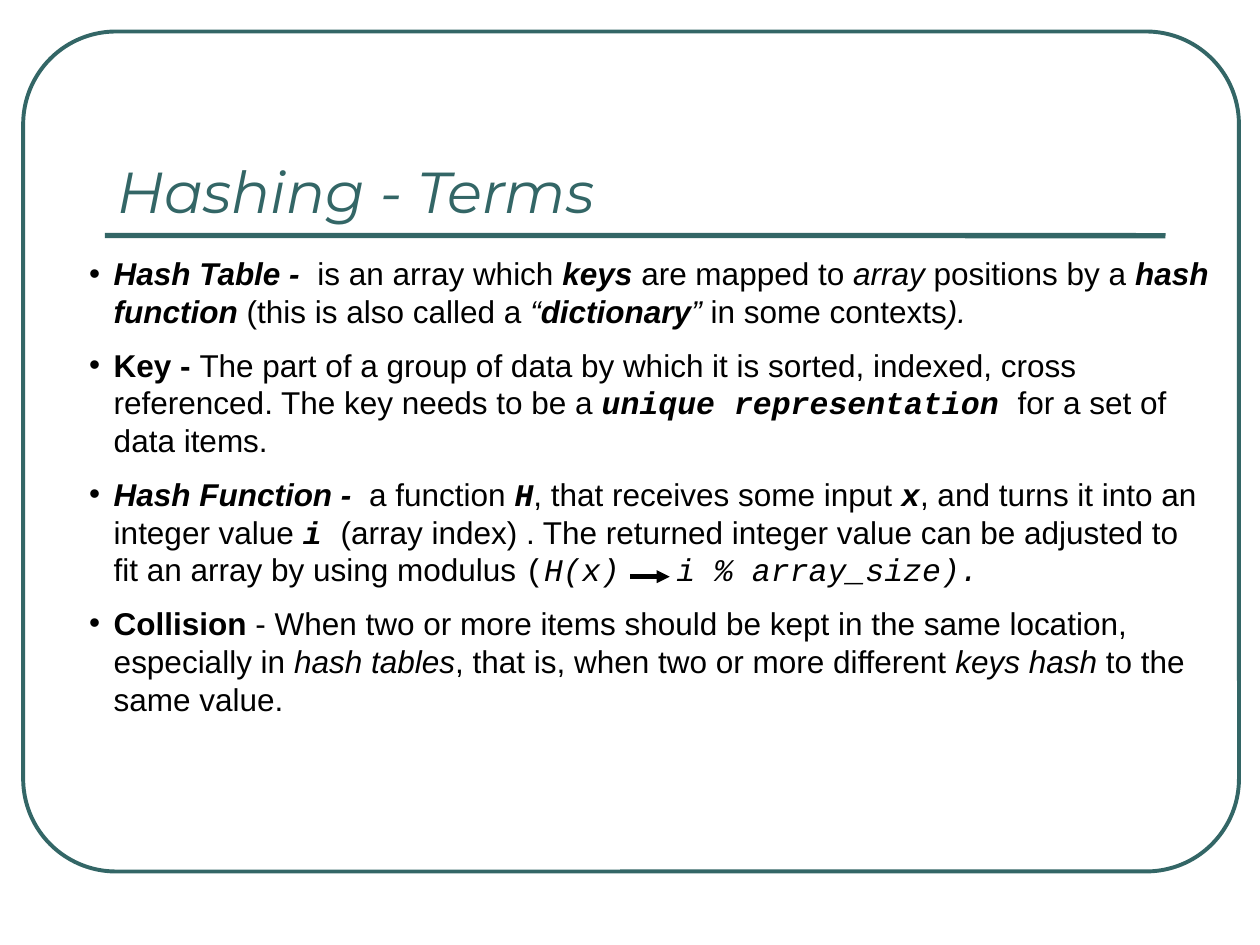
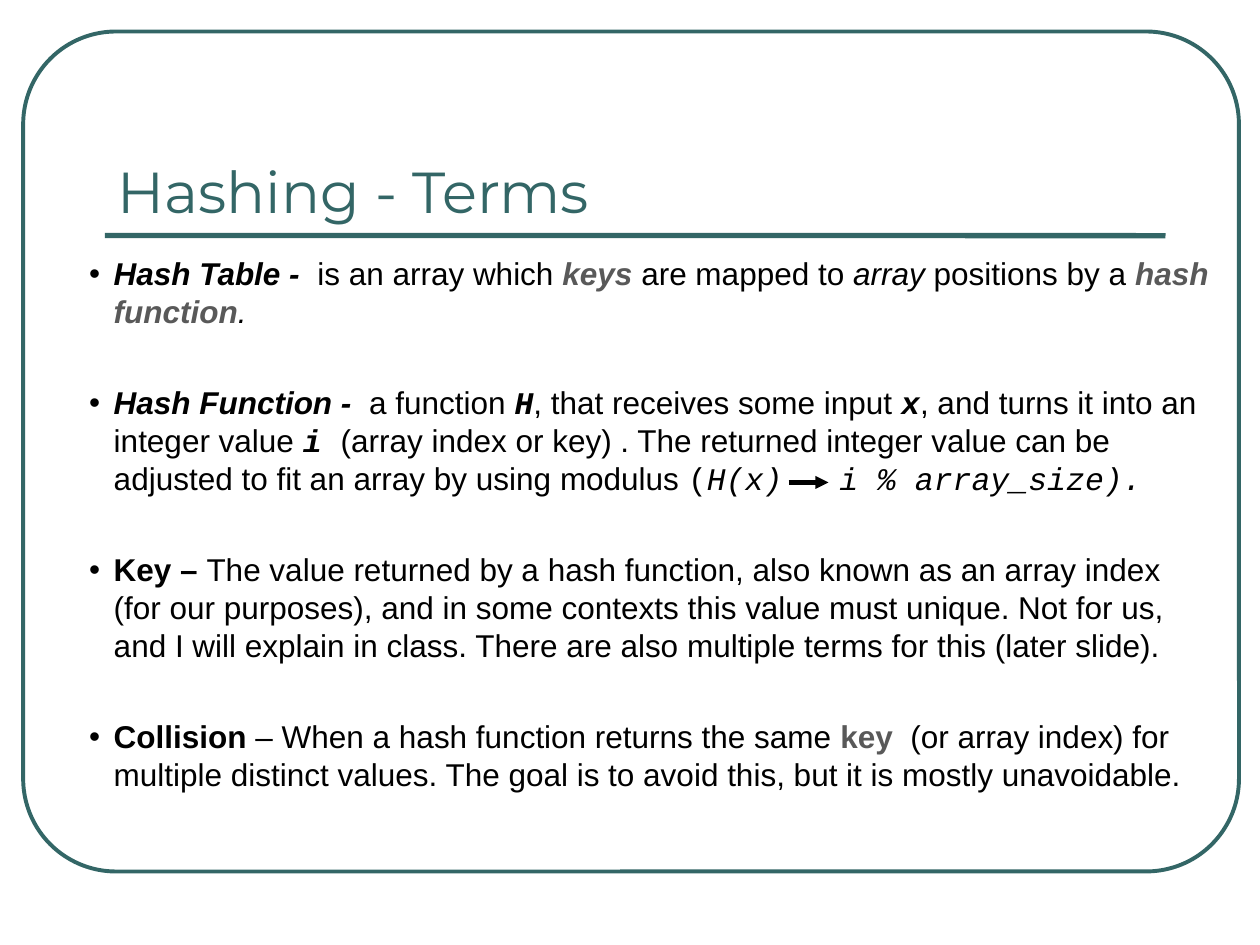
Before and after one commit to rugbyprof/3013-Algorithms, a slide deck: slide 18 of Lectures/07-Hashing/Hashing_Feb_16_2021.pptx (slide 17 before the commit). Drawn at 1260x945 pixels with LibreOffice and Linux fonts; fonts in the diff are those of the drawing. Boxes give left, top, right and bottom in pixels: in the first picture for what was removed or moved away, otherwise in the second. Text is boxed around its words. In the diff, an @@ line names an element or a change of style, - is before the commit and + after.

Commit message:
hash ppt

```diff
--- a/Lectures/07-Hashing/Hashing_Feb_16_2021.pptx
+++ b/Lectures/07-Hashing/Hashing_Feb_16_2021.pptx
@@ text "Hashing - Terms" at [117,170,589,225]: italic off @@
@@ text at [114,262,1208,792]: text changed @@
-• Hash Table - is an array which keys are mapped to array positions by a hash function (this is also called a “dictionary” in some contexts).
-• Key - The part of a group of data by which it is sorted, indexed, cross referenced. The key needs to be a unique representation for a set of data items.
-• Hash Function - a function H, that receives some input x, and turns it into an integer value i (array index) . The returned integer value can be adjusted to fit an array by using modulus (H(x) i % array_size).
-• Collision - When two or more items should be kept in the same location, especially in hash tables, that is, when two or more different keys hash to the same value.
+• Hash Table - is an array which keys are mapped to array positions by a hash function.
+• Hash Function - a function H, that receives some input x, and turns it into an integer value i (array index or key) . The returned integer value can be adjusted to fit an array by using modulus (H(x) i % array_size).
+• Key – The value returned by a hash function, also known as an array index (for our purposes), and in some contexts this value must unique. Not for us, and I will explain in class. There are also multiple terms for this (later slide).
+• Collision – When a hash function returns the same key (or array index) for multiple distinct values. The goal is to avoid this, but it is mostly unavoidable.
@@ arrow moved from (630, 577) - (669, 577) to (789, 483) - (828, 483) @@
```
Also in this commit, not shown: 23 other slides changed, 6 slides added, 5 slides removed, 5 other files.
